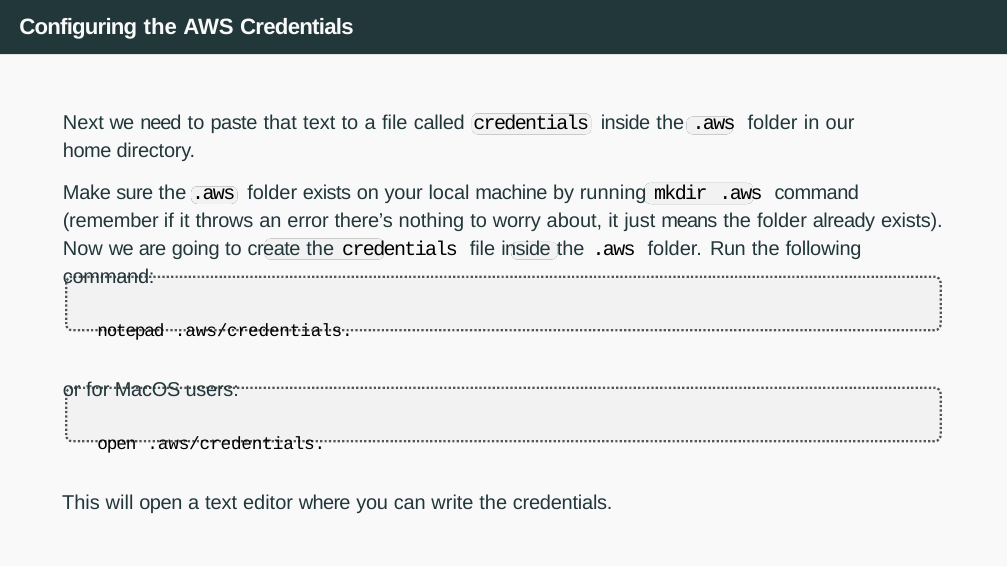
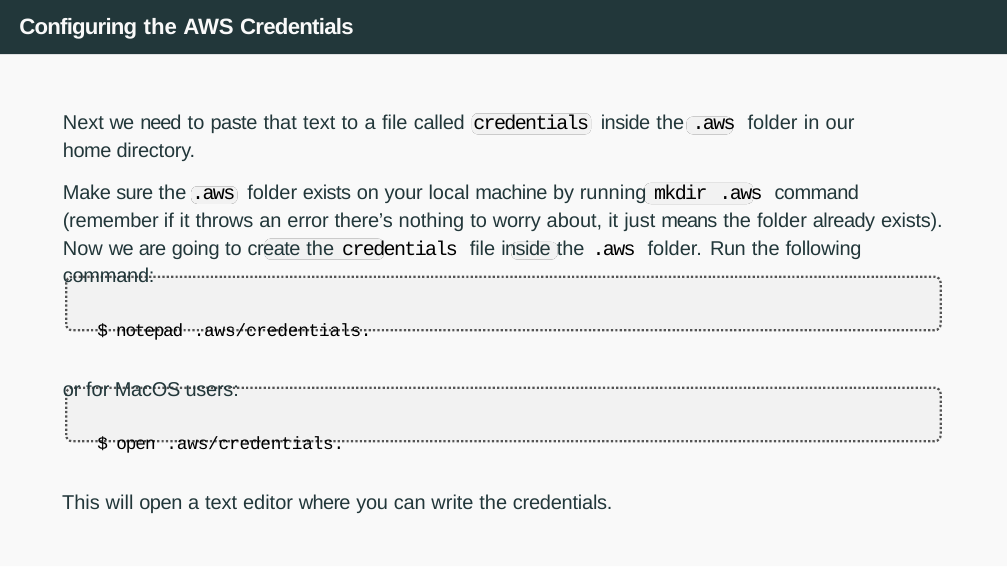
Before and after one commit to joanpaucm/HPDCB, a slide deck: slide 15 of src/slides/Session 4 - AWS S3-2026.pptx. Drawn at 1008x567 pixels with LibreOffice and Linux fonts; fonts in the diff are those of the drawing. Boxes give left, top, right and bottom in pixels: in the first picture for what was removed or moved away, otherwise in the second. Text is boxed around its words. In the diff, an @@ line names an element or a change of style, - is before the commit and + after.

```diff
--- a/src/slides/Session 4 - AWS S3-2026.pptx
+++ b/src/slides/Session 4 - AWS S3-2026.pptx
@@ text at [116,324,372,340]: text changed @@
-notepad .aws/credentials.
+$ notepad .aws/credentials.
@@ text at [116,437,344,453]: text changed @@
-open .aws/credentials.
+$ open .aws/credentials.
```
Also in this commit, not shown: 2 other slides changed, 3 other files.
